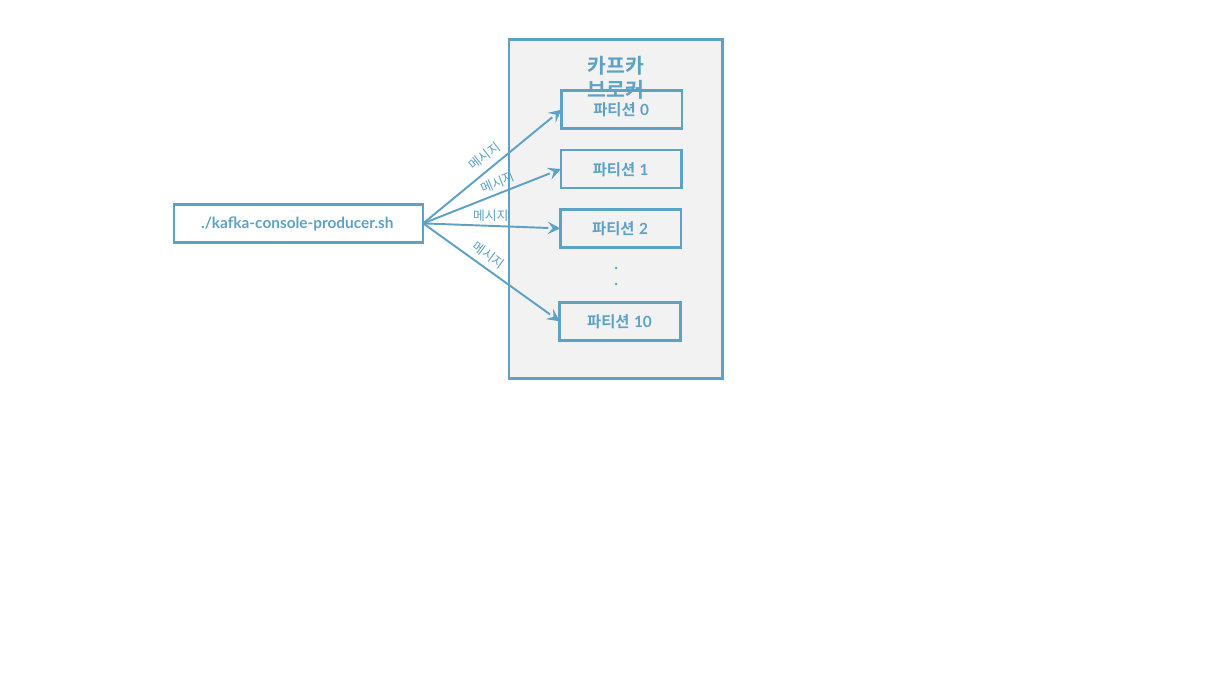
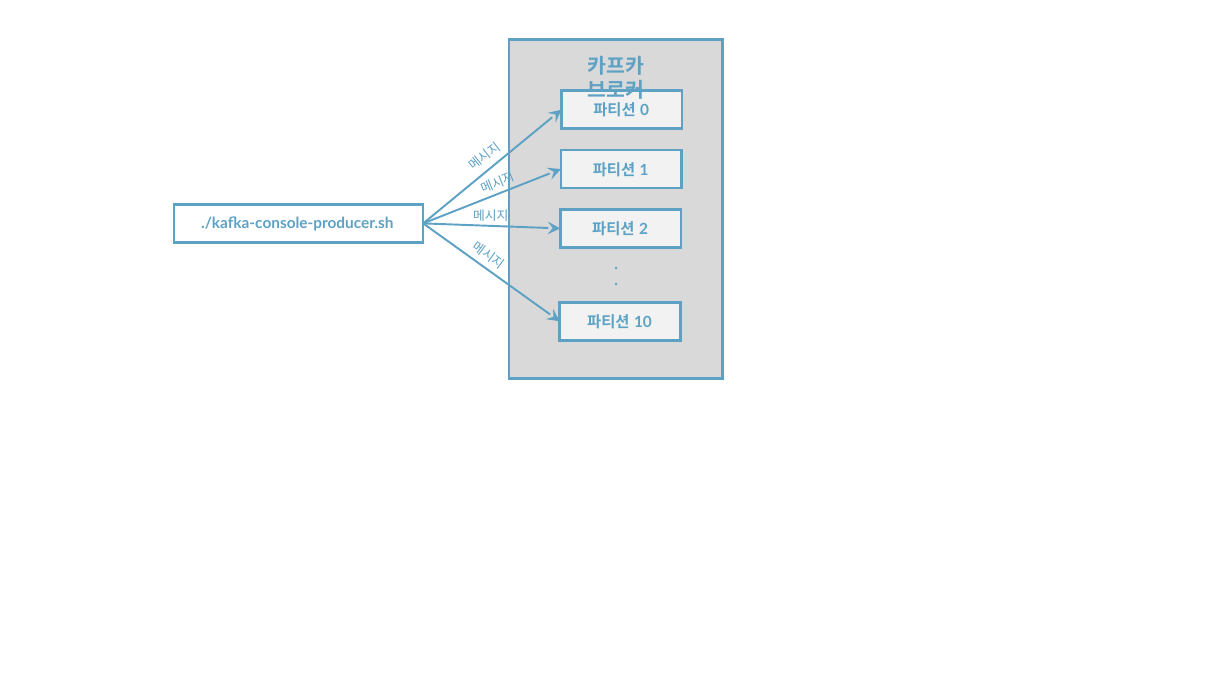
Before and after one commit to rudaks-han/book-summary, a slide deck: slide 8 of 아파치카프카_with자바/ref/프레젠테이션1.pptx (slide 7 before the commit). Drawn at 1232x693 pixels with LibreOffice and Linux fonts; fonts in the diff are those of the drawing. Boxes give left, top, right and bottom in pixels: in the first picture for what was removed or moved away, otherwise in the second. Text is boxed around its words. In the diff, an @@ line names an element or a change of style, - is before the commit and + after.

```diff
--- a/아파치카프카_with자바/ref/프레젠테이션1.pptx
+++ b/아파치카프카_with자바/ref/프레젠테이션1.pptx
@@ rectangle at [509, 40, 723, 379]: fill #F2F2F2 to #D9D9D9 @@
@@ fill none to #F2F2F2 in 4 elements at [562, 91, 683, 128], [561, 150, 682, 188], [560, 210, 681, 248], [560, 302, 681, 340] @@
```
Also in this commit, not shown: 2 slides added, 1 other file.
